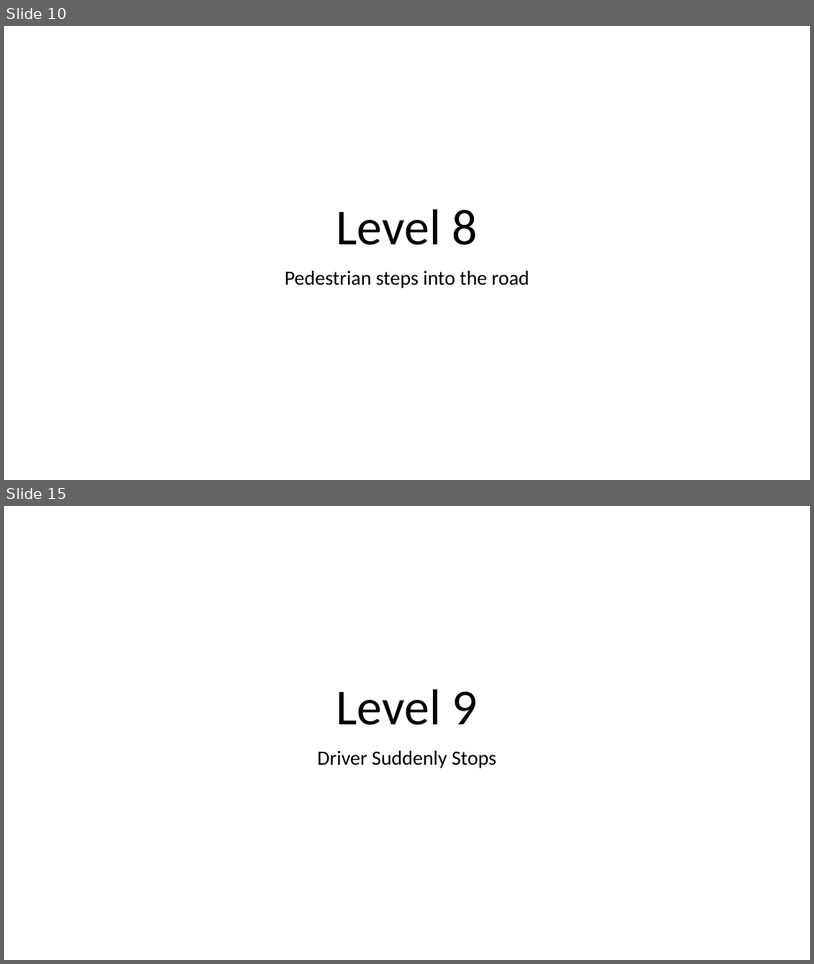
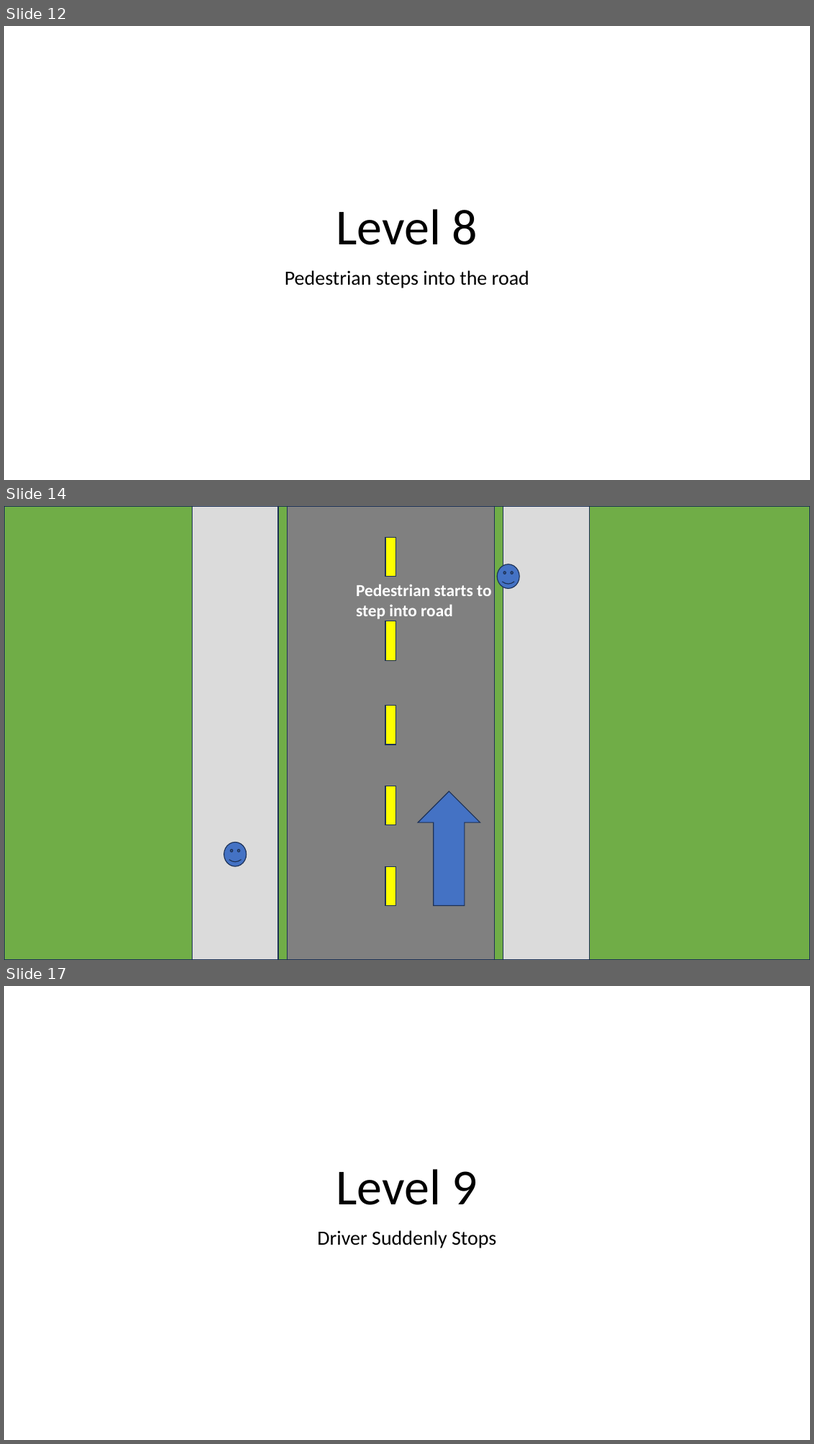
Before and after one commit to pancake423/driving-simulator, a slide deck: refs/level 6 through 10.pptm. Shown one above the other, each under a label of ours: slides 10 and 15 before the commit, slides 12, 14 and 17 after it; the slides between them are not shown. The pictures are 814x964 and 814x1444 pixels, drawn with LibreOffice and Linux fonts; fonts in the diff are those of the drawing. Boxes give left, top, right and bottom in pixels: in the first picture for what was removed or moved away, otherwise in the second. Text is boxed around its words. In the diff, an @@ line names an element or a change of style, - is before the commit and + after.

```diff
--- a/refs/level 6 through 10.pptm
+++ b/refs/level 6 through 10.pptm
@@ slide 14 added at bbox=[4, 506, 810, 960], background #FFFFFF @@
@@ rectangle added at bbox=[4, 506, 810, 960], fill #70AD47, outline #1E3256 1 pt @@
@@ rectangle added at bbox=[192, 506, 278, 960], fill #DBDBDB, outline #1E3256 1 pt @@
@@ rectangle added at bbox=[288, 506, 495, 960], fill #808080, outline #1E3256 1 pt @@
@@ rectangle added at bbox=[504, 506, 590, 960], fill #DBDBDB, outline #1E3256 1 pt @@
@@ rectangle added at bbox=[386, 537, 396, 577], fill #FFFF00, outline #1E3256 1 pt @@
@@ smiley face added at bbox=[498, 564, 520, 588], fill #4472C4, outline #1E3256 1 pt @@
@@ text added at bbox=[356, 584, 491, 619], 20 pt, text #FFFFFF, bold @@
+Pedestrian starts to step into road
@@ rectangle added at bbox=[386, 621, 396, 661], fill #FFFF00, outline #1E3256 1 pt @@
@@ rectangle added at bbox=[386, 705, 396, 744], fill #FFFF00, outline #1E3256 1 pt @@
@@ rectangle added at bbox=[386, 786, 396, 825], fill #FFFF00, outline #1E3256 1 pt @@
@@ right arrow added at bbox=[419, 791, 481, 906], fill #4472C4, outline #1E3256 1 pt @@
@@ smiley face added at bbox=[224, 842, 247, 866], fill #4472C4, outline #1E3256 1 pt @@
@@ rectangle added at bbox=[386, 866, 396, 906], fill #FFFF00, outline #1E3256 1 pt @@
@@ what was slide 10 is now slide 12 @@
@@ what was slide 15 is now slide 17 @@
```
Also in this commit, not shown: 3 other slides added, 2 slides removed.
